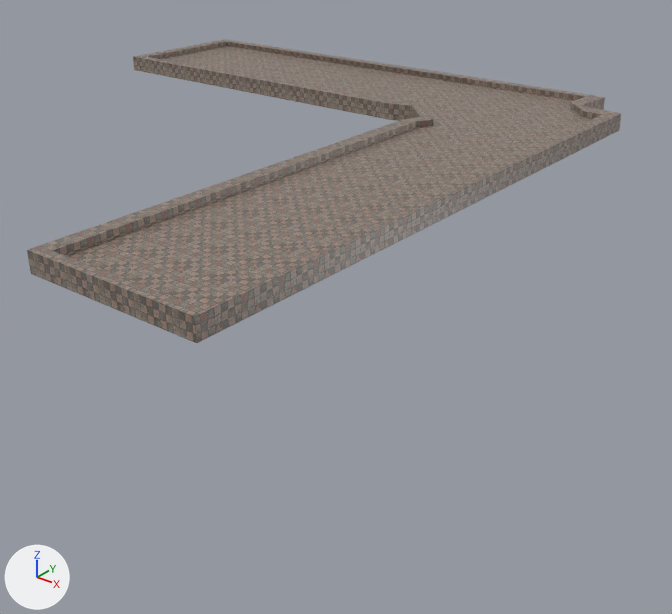
One commit to the glTF model assets/models/seg2/seg2.gltf: the scene before it, then after it.
Rendered twice from a 50 mm lens placed at (314.0, -216.0, 163.0), pointed at (-54.0, 244.0, -121.0). The lights are fixed; the arrows at lower left show +X, +Y and +Z. Vertices at the same position are counted once.
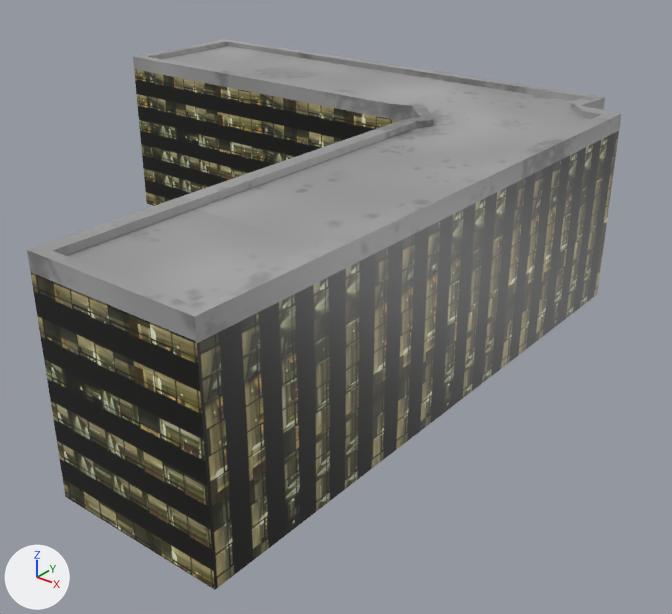
What differs and where, as boxes (x1, y1, x2, y2) in the pictures (672 x 614 px):
'Cube.001', added: after (30, 69, 619, 590)
'Cube', surface changed: (27, 39, 621, 343) in both

Diff of the bpy script that builds the scene:
```diff
--- a/assets/models/seg2/seg2.gltf.py
+++ b/assets/models/seg2/seg2.gltf.py
@@ img_seg1_rooftop @@
+img_seg1_rooftop = load_image('seg1_rooftop', 'seg1_rooftop.png', 256, 256, 'sRGB')
@@ img_windows_wall_lowres @@
+img_windows_wall_lowres = load_image('windows_wall_lowres', 'windows_wall_lowres.jpg', 512, 512, 'sRGB')
@@ mat_material @@
 mat_material = principled_material('Material')
-mat_material.texture = img_wall
+mat_material.texture = img_seg1_rooftop
 mat_material.roughness = 0.4
@@ mat_material_002 @@
+mat_material_002 = principled_material('Material.002')
+mat_material_002.texture = img_windows_wall_lowres
+mat_material_002.roughness = 0.4
@@ me_cube @@
 me_cube.from_pydata(...)  # 156 vertices, 308 faces; spans x -342.0..74.0, y -1.0..433.0, z -6.0..6.0
 # used by ob_cube; location = (0.0, 0.0, 0.0)
+# me_cube part 1: texture (UV) coordinates of 308 of 308 faces, centred in x -342.0..73.0, y -1.0..433.0, z -6.0..6.0, changed; they spanned u -12.15..6.29, v -5.14..14.34 and now span u -0.16..0.8, v 0.21..1.21
 me_cube.materials.append(mat_material)
@@ me_cube_001 @@
+me_cube_001.from_pydata(...)  # 156 vertices, 308 faces; spans x -342.0..74.0, y -1.0..433.0, z -130.0..-5.0
+me_cube_001.materials.append(mat_material_002)  # picture img_windows_wall_lowres
@@ ob_cube_001 @@
+ob_cube_001 = bpy.data.objects.new('Cube.001', me_cube_001)
+ob_cube_001.location = (0.0, 0.0, 0.0)
```
